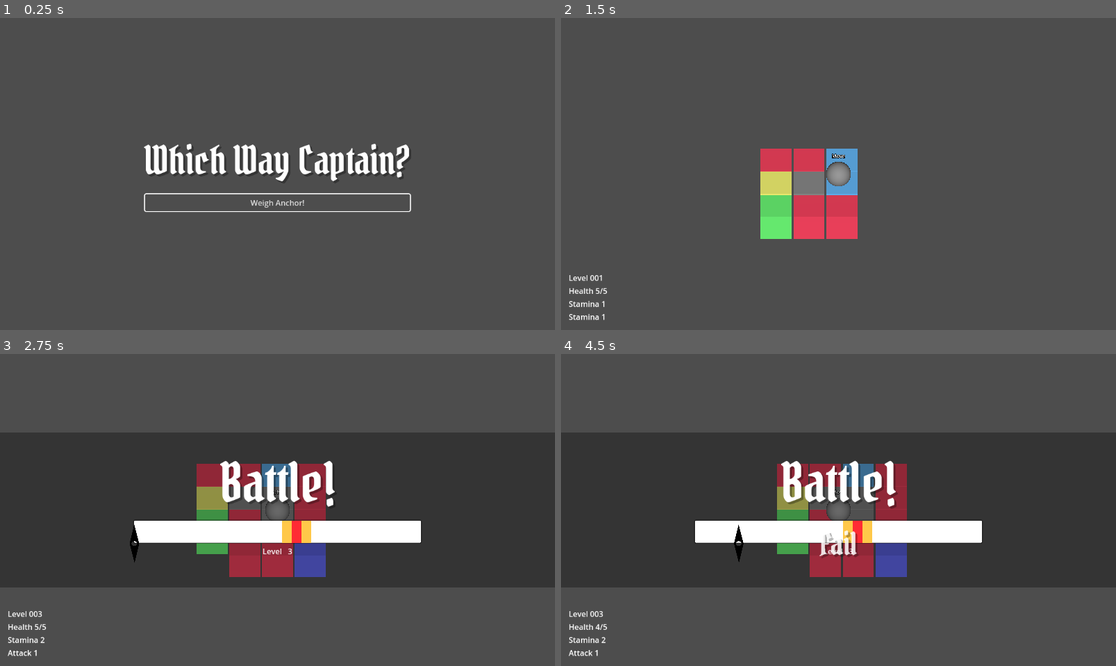
Above: before the commit, frames 1-4 (two rows, left to right).
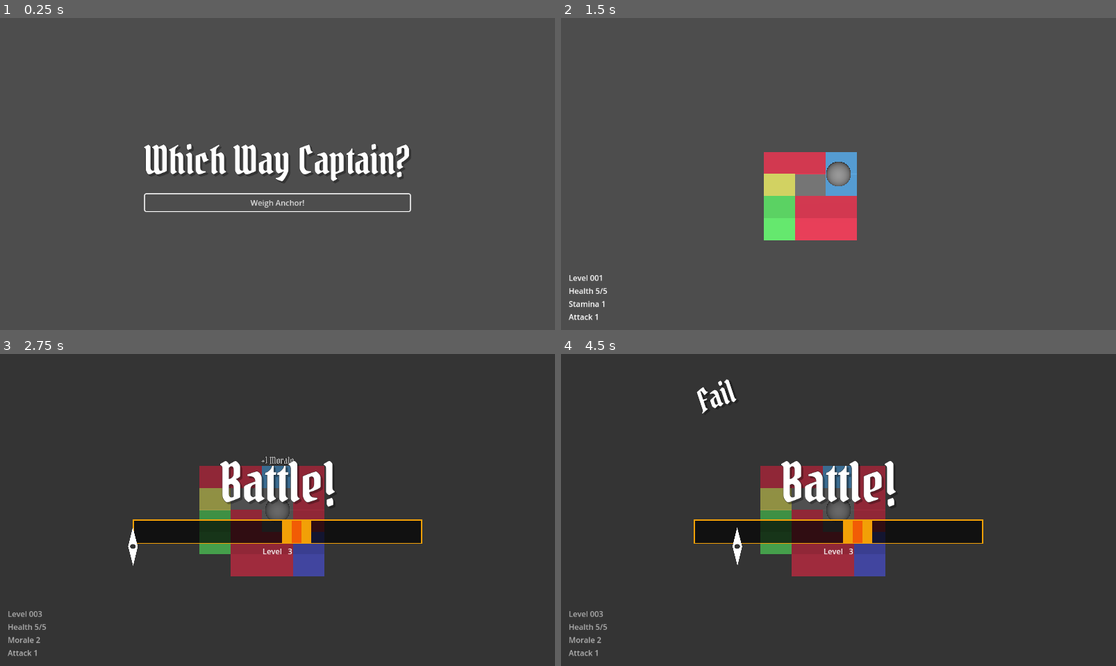
Above: after the commit, the same moments.

Repository: tVeratti/mini-byte-jam
Game: Godot game, scene res://main/main.tscn
Same seed, same stepped clock (60 frames per second), same inputs: the game is played once before the commit and once after it.
Inputs:
- Up to frame 1 (0.25 s): no input
- Up to frame 2 (1.5 s): click "Weigh Anchor!" at 0.5 s; tap Enter at 1.25 s; hold Right (move_right) from 1.28 s (still down); tap Space (accept) at 1.35 s
- Up to frame 3 (2.75 s): release Right (move_right) at 2.03 s; hold S (move_backward) from 2.03 s (still down); tap Space (accept) at 2.1 s
- Up to frame 4 (4.5 s): release S (move_backward) at 2.78 s; hold Right (move_right) 2.78-3.53 s; tap Space (accept) at 2.85, 3.6, 4.35 s; hold W (move_forward) 3.53-4.28 s; hold A (move_left) from 4.28 s (still down)

The runs differ from the first frame. In frame 1, 0.2% of the frame differs, in the area x 25-74%, y 40-53%; in frame 2, 1.0%; in frame 3, 55%; in frame 4, 58%, in the area x 0-100%, y 0-100%.

Commit message:
add stat notifs, rename stamina

Diff:
--- a/assets/header_font_settings.tres
+++ b/assets/header_font_settings.tres
@@ -5,5 +5,7 @@
 [resource]
 font = ExtResource("1_38kwp")
 font_size = 64
+outline_size = 2
+outline_color = Color(0, 0, 0, 1)
 shadow_color = Color(0, 0, 0, 0.313726)
 shadow_offset = Vector2(4, 4)
--- a/battle/battle.gd
+++ b/battle/battle.gd
@@ -8,11 +8,12 @@
 const LEVEL_WEIGHT:float = 10.0
 
 const TRACK_WIDTH:int = 600
+const NEEDLE_WIDTH:int = 5
 const MIN_TARGET_WIDTH:int = 5
 const MIN_TARGET_OFFSET:int = 80
 
 const MOVE_SPEED_MIN:float = 100.0
-const MOVE_SPEED_MAX:float = 500.0
+const MOVE_SPEED_MAX:float = 700.0
 
 
 enum Results { SUCCESS, RETRY, FAIL }
@@ -23,16 +24,18 @@
 
 @onready var level:Label = %Level
 @onready var track:Panel = %Track
-@onready var stamina:ColorRect = %Stamina
+@onready var morale:ColorRect = %Morale
 @onready var attack:ColorRect = %Attack
 @onready var input_container:MarginContainer = %InputContainer
 @onready var input:ColorRect = %Input
+@onready var result_root:Control = %ResultRoot
 
 
 var battle_level:int = 1
 var player_stats:PlayerStats
 
 var has_started:bool = false
+var freeze_input:bool = false
 
 
 func _ready() -> void:
@@ -62,24 +65,24 @@
 	level.text = "Level %3d" % int(battle_level)
 
 	var attack_percentage:float = float(player_stats.attack) / weighted_level
-	var stamina_percentage:float = float(player_stats.stamina) / weighted_level
+	var morale_percentage:float = float(player_stats.morale) / weighted_level
 
 	var attack_width:int = clamp(
 		MIN_TARGET_WIDTH,
 		TRACK_WIDTH - MIN_TARGET_OFFSET,
 		TRACK_WIDTH * attack_percentage)
 
-	var stamina_width:int = clamp(
+	var morale_width:int = clamp(
 		MIN_TARGET_WIDTH,
 		TRACK_WIDTH - MIN_TARGET_OFFSET,
-		(TRACK_WIDTH * stamina_percentage) + attack_width)
+		(TRACK_WIDTH * morale_percentage) + attack_width)
 
 	attack.custom_minimum_size.x = attack_width
-	stamina.custom_minimum_size.x = stamina_width
+	morale.custom_minimum_size.x = morale_width
 
 	var random_offset:int = randi_range(
 		MIN_TARGET_OFFSET,
-		TRACK_WIDTH - max(attack_width, stamina_width))
+		TRACK_WIDTH - max(attack_width, morale_width))
 
 	track.add_theme_constant_override("margin_left", random_offset)
 
@@ -90,6 +93,8 @@
 
 
 func _on_input_accept() -> void:
+	if freeze_input: return
+
 	if not has_started:
 		has_started = true
 	else:
@@ -98,35 +103,39 @@
 
 func _end_battle() -> void:
 	has_started = false
+	freeze_input = true
 
 	var grid:Grid = get_tree().get_first_node_in_group("tile_grid")
 
 	var result:Results
 
 	var input_position:int = input.position.x
-	if input_position > attack.position.x and input_position < attack.position.x + attack.custom_minimum_size.x:
+	if input_position + NEEDLE_WIDTH > attack.position.x and input_position - NEEDLE_WIDTH < attack.position.x + attack.custom_minimum_size.x:
 		# Within ATTACK range
 		result = Results.SUCCESS
 
-	elif input_position > stamina.position.x and input_position < stamina.position.x + stamina.custom_minimum_size.x:
-		# Within STAMINA range
-		# Do not free or emit ended, reset
-		_reset()
+	elif input_position + NEEDLE_WIDTH > morale.position.x and input_position - NEEDLE_WIDTH < morale.position.x + morale.custom_minimum_size.x:
+		# Within MORALE range
 		result = Results.RETRY
 
 	else:
 		# FAIL
 		result = Results.FAIL
 
+	var result_node = result_scene.instantiate()
+	result_root.add_child(result_node)
+	result_node.render(result)
+
+	# Leave it up for a second so the player can see where it stopped
+	await get_tree().create_timer(1.0).timeout
 	ended.emit(result)
 
-	var result_node = result_scene.instantiate()
-	add_child(result_node)
-	result_node.render(result)
+	freeze_input = true
 
-	if [Results.SUCCESS, Results.FAIL].has(result):
+	if result == Results.RETRY:
+		_reset()
+
+	elif [Results.SUCCESS, Results.FAIL].has(result):
 		var player:Player = get_tree().get_first_node_in_group("player")
 		player.input_component.accept_pressed.disconnect(_on_input_accept)
-		# Leave it up for a second so the player can see where it stopped
-		await get_tree().create_timer(1.0).timeout
 		queue_free()
--- a/battle/battle.tscn
+++ b/battle/battle.tscn
@@ -11,28 +11,23 @@
 [sub_resource type="LabelSettings" id="LabelSettings_6hnvb"]
 font = ExtResource("3_qubjc")
 font_size = 112
+outline_size = 2
+outline_color = Color(0, 0, 0, 1)
 shadow_color = Color(0, 0, 0, 0.313726)
 shadow_offset = Vector2(4, 4)
 
 [sub_resource type="StyleBoxFlat" id="StyleBoxFlat_mqutd"]
-bg_color = Color(1, 1, 1, 1)
+bg_color = Color(0, 0, 0, 0.666667)
 border_width_left = 2
 border_width_top = 2
 border_width_right = 2
 border_width_bottom = 2
-border_color = Color(0, 0, 0, 0.313726)
-corner_radius_top_left = 4
-corner_radius_top_right = 4
-corner_radius_bottom_right = 4
-corner_radius_bottom_left = 4
+border_color = Color(0.94902, 0.627451, 0.027451, 1)
 
 [node name="Battle" type="MarginContainer"]
-anchors_preset = 14
-anchor_top = 0.5
+anchors_preset = 15
 anchor_right = 1.0
-anchor_bottom = 0.5
-offset_top = -15.0
-offset_bottom = 15.0
+anchor_bottom = 1.0
 grow_horizontal = 2
 grow_vertical = 2
 script = ExtResource("1_mqutd")
@@ -44,6 +39,7 @@
 
 [node name="MarginContainer" type="MarginContainer" parent="."]
 layout_mode = 2
+size_flags_vertical = 4
 theme_override_constants/margin_left = 16
 theme_override_constants/margin_top = 32
 theme_override_constants/margin_right = 16
@@ -69,25 +65,33 @@
 layout_mode = 2
 theme_override_styles/panel = SubResource("StyleBoxFlat_mqutd")
 
+[node name="ResultRoot" type="Control" parent="MarginContainer/Layout/TrackContainer/Track"]
+unique_name_in_owner = true
+anchors_preset = 0
+offset_left = -55.0
+offset_top = -77.0
+offset_right = -15.0
+offset_bottom = -37.0
+
 [node name="TargetContainer" type="MarginContainer" parent="MarginContainer/Layout/TrackContainer"]
 layout_mode = 2
 theme_override_constants/margin_left = 80
 theme_override_constants/margin_top = 2
 theme_override_constants/margin_bottom = 2
 
-[node name="Stamina" type="ColorRect" parent="MarginContainer/Layout/TrackContainer/TargetContainer"]
+[node name="Morale" type="ColorRect" parent="MarginContainer/Layout/TrackContainer/TargetContainer"]
 unique_name_in_owner = true
 custom_minimum_size = Vector2(30, 0)
 layout_mode = 2
 size_flags_horizontal = 4
-color = Color(1, 0.784314, 0.286275, 1)
+color = Color(0.94902, 0.627451, 0.027451, 1)
 
 [node name="Attack" type="ColorRect" parent="MarginContainer/Layout/TrackContainer/TargetContainer"]
 unique_name_in_owner = true
 custom_minimum_size = Vector2(10, 0)
 layout_mode = 2
 size_flags_horizontal = 4
-color = Color(1, 0.168627, 0.203922, 1)
+color = Color(0.94902, 0.360784, 0.0196078, 1)
 
 [node name="InputContainer" type="MarginContainer" parent="MarginContainer/Layout/TrackContainer"]
 unique_name_in_owner = true
@@ -102,12 +106,12 @@
 color = Color(0, 0, 0, 0)
 
 [node name="TextureRect" type="TextureRect" parent="MarginContainer/Layout/TrackContainer/InputContainer/Input"]
-modulate = Color(0, 0, 0, 1)
+texture_filter = 4
 layout_mode = 0
-offset_left = -7.0
-offset_top = 10.0
-offset_right = 13.0
-offset_bottom = 90.0
+offset_left = -10.0
+offset_top = 16.0
+offset_right = 10.0
+offset_bottom = 96.0
 texture = ExtResource("4_6hnvb")
 expand_mode = 1
 
--- a/battle/battle_result.tscn
+++ b/battle/battle_result.tscn
@@ -15,7 +15,7 @@
 "times": PackedFloat32Array(0),
 "transitions": PackedFloat32Array(1),
 "update": 0,
-"values": [Vector2(457, 192)]
+"values": [Vector2(0, 0)]
 }
 tracks/1/type = "value"
 tracks/1/imported = false
@@ -69,11 +69,11 @@
 "times": PackedFloat32Array(0, 0.966667),
 "transitions": PackedFloat32Array(0.353553, 1),
 "update": 0,
-"values": [Vector2(0, 275), Vector2(0, 190)]
+"values": [Vector2(0, 0), Vector2(0, -190)]
 }
 tracks/1/type = "value"
 tracks/1/imported = false
-tracks/1/enabled = true
+tracks/1/enabled = false
 tracks/1/path = NodePath("Label:scale")
 tracks/1/interp = 1
 tracks/1/loop_wrap = true
@@ -90,8 +90,8 @@
 tracks/2/interp = 1
 tracks/2/loop_wrap = true
 tracks/2/keys = {
-"times": PackedFloat32Array(0, 0.99),
-"transitions": PackedFloat32Array(1, 1),
+"times": PackedFloat32Array(0, 0.533333),
+"transitions": PackedFloat32Array(0.267943, 1),
 "update": 0,
 "values": [Color(1, 1, 1, 0), Color(1, 1, 1, 1)]
 }
@@ -105,11 +105,7 @@
 
 [node name="BattleResult" type="Control"]
 layout_mode = 3
-anchors_preset = 15
-anchor_right = 1.0
-anchor_bottom = 1.0
-grow_horizontal = 2
-grow_vertical = 2
+anchors_preset = 0
 script = ExtResource("1_2ok3a")
 
 [node name="Label" type="Label" parent="."]
@@ -120,11 +116,11 @@
 anchor_top = 0.5
 anchor_right = 1.0
 anchor_bottom = 0.5
-offset_top = -49.0
-offset_bottom = 39.0
+offset_right = 185.0
+offset_bottom = 88.0
 grow_horizontal = 2
 grow_vertical = 2
-pivot_offset = Vector2(599, 45)
+rotation = -0.321141
 text = "Success"
 label_settings = ExtResource("2_pt6fb")
 horizontal_alignment = 1
--- a/grid/grid.gd
+++ b/grid/grid.gd
@@ -17,7 +17,7 @@
 const TILE_IDS:Dictionary[int, Tile.Types] = {
 	0: Tile.Types.VISITED,
 	1: Tile.Types.BUFF_ATTACK,
-	2: Tile.Types.BUFF_STAMINA,
+	2: Tile.Types.BUFF_MORALE,
 	3: Tile.Types.HEAL,
 	4: Tile.Types.BATTLE,
 	5: Tile.Types.SCOUT,
--- a/grid/grid.tscn
+++ b/grid/grid.tscn
@@ -14,7 +14,7 @@
 
 [node name="Grid" type="GridMap" groups=["tile_grid"]]
 mesh_library = ExtResource("1_isuoj")
-cell_size = Vector3(1.05, 1, 1.05)
+cell_size = Vector3(1, 1, 1)
 data = {
 "cells": PackedInt32Array(0, 1, 4, 1, 1, 6)
 }
--- a/grid/grid_generator.gd
+++ b/grid/grid_generator.gd
@@ -14,7 +14,7 @@
 const TILE_GROUP_MAP:Dictionary[TileGroups, Array] = {
 	TileGroups.BUFF: [
 		Tile.Types.BUFF_ATTACK,
-		Tile.Types.BUFF_STAMINA],
+		Tile.Types.BUFF_MORALE],
 	TileGroups.DANGER: [Tile.Types.BATTLE],
 	TileGroups.UTILITY: [Tile.Types.HEAL, Tile.Types.SCOUT]
 }
--- a/grid/tile/tile.gd
+++ b/grid/tile/tile.gd
@@ -2,4 +2,4 @@
 extends Node3D
 
 
-enum Types { VISITED, BUFF_ATTACK, BUFF_STAMINA, HEAL, BATTLE, SCOUT, GOAL }
+enum Types { VISITED, BUFF_ATTACK, BUFF_MORALE, HEAL, BATTLE, SCOUT, GOAL }
--- a/main/main.gd
+++ b/main/main.gd
@@ -22,14 +22,14 @@
 # Skill challenge that is easier/harder based on stat diff
 # Bar with small target area, need to hit input when dot is within target area
 # Target area is bigger if your attack is higher
-# Secondary target area around that which is bigger if your stamina is high
+# Secondary target area around that which is bigger if your morale is high
 # If you hit the secondary target area, you try again
 # If you have higher stats than the skill challenge, it should be pretty easy
 # If you fail, you take damage (equal to the diff??)
 
 # Stats:
 # - Attack
-# - Stamina
+# - Morale
 # - Health
 
 
--- a/map/map.gd
+++ b/map/map.gd
@@ -18,7 +18,7 @@
 	var center_i: = int(grid.grid_generator.grid_size / 2.0)
 	var center_coord: = Vector3(center_i, 0, center_i)
 	var local_pos: = grid.map_to_local(center_coord)
-	player.global_position = grid.to_global(local_pos)
+	player.global_position = grid.to_global(local_pos) + Vector3(0, 1, 0)
 	grid.tile_entered.emit(center_coord)
 
 	grid.battle_started.connect(_on_battle_started)
--- a/map/player_stats_hud.gd
+++ b/map/player_stats_hud.gd
@@ -5,7 +5,7 @@
 
 
 @onready var health:Label = %Health
-@onready var stamina:Label = %Stamina
+@onready var morale:Label = %Morale
 @onready var attack:Label = %Attack
 @onready var level: Label = %Level
 
@@ -20,7 +20,7 @@
 	var stats: = player.player_stats
 
 	health.text = "Health %s/%s" % [stats.health_current, stats.health_max]
-	stamina.text = "Stamina %s" % stats.stamina
+	morale.text = "Morale %s" % stats.morale
 	attack.text = "Attack %s" % stats.attack
 	level.text = "Level %03d" % stats.level
 
--- a/map/player_stats_hud.tscn
+++ b/map/player_stats_hud.tscn
@@ -25,7 +25,7 @@
 layout_mode = 2
 text = "Health 5/5"
 
-[node name="Stamina" type="Label" parent="VBoxContainer"]
+[node name="Morale" type="Label" parent="VBoxContainer"]
 unique_name_in_owner = true
 layout_mode = 2
 text = "Stamina 1"
@@ -33,4 +33,4 @@
 [node name="Attack" type="Label" parent="VBoxContainer"]
 unique_name_in_owner = true
 layout_mode = 2
-text = "Stamina 1"
+text = "Attack 1"
--- a/menu/menu.tscn
+++ b/menu/menu.tscn
@@ -6,6 +6,8 @@
 [sub_resource type="LabelSettings" id="LabelSettings_6nwqt"]
 font = ExtResource("2_g18jx")
 font_size = 80
+outline_size = 2
+outline_color = Color(0, 0, 0, 1)
 shadow_color = Color(0, 0, 0, 0.313726)
 shadow_offset = Vector2(4, 4)
 
--- a/player/player.gd
+++ b/player/player.gd
@@ -12,6 +12,7 @@
 @onready var player_direction_intent:PlayerDirectionIntent = %PlayerDirectionIntent
 @onready var state_label:Label3D = %StateLabel
 @onready var camera_3d:Camera3D = $Camera3D
+@onready var player_notifications:PlayerNotifications = %PlayerNotifications
 
 
 func _ready() -> void:
@@ -34,8 +35,8 @@
 			pass
 		Tile.Types.BUFF_ATTACK:
 			player_stats.buff_attack(1)
-		Tile.Types.BUFF_STAMINA:
-			player_stats.buff_stamina(1)
+		Tile.Types.BUFF_MORALE:
+			player_stats.buff_morale(1)
 		Tile.Types.HEAL:
 			player_stats.heal(1.0) # TODO: Actual amount
 		Tile.Types.SCOUT:
--- a/player/player.tscn
+++ b/player/player.tscn
@@ -9,6 +9,8 @@
 [ext_resource type="Script" uid="uid://dm56ugqm67vwi" path="res://player/player_state_machine/player_states/move.gd" id="5_qjkh3"]
 [ext_resource type="Script" uid="uid://d1biy3n4gpulo" path="res://player/direction_intent_marker.gd" id="6_g6k8r"]
 [ext_resource type="Script" uid="uid://comhou0m6hmob" path="res://player/player_state_machine/player_states/battle.gd" id="8_hg6s5"]
+[ext_resource type="Script" uid="uid://dwbl70wqotcrg" path="res://player/player_notifications.gd" id="9_8t03j"]
+[ext_resource type="PackedScene" uid="uid://dpbdpvcta4iie" path="res://scroll_text/scroll_text.tscn" id="10_2ieo8"]
 
 [sub_resource type="SphereMesh" id="SphereMesh_kqu6x"]
 radius = 0.4
@@ -50,6 +52,13 @@
 [node name="Battle" type="Node" parent="PlayerStateMachine"]
 script = ExtResource("8_hg6s5")
 
+[node name="PlayerNotifications" type="Node3D" parent="."]
+unique_name_in_owner = true
+transform = Transform3D(1, 0, 0, 0, 1, 0, 0, 0, 1, 0, 1, 0)
+script = ExtResource("9_8t03j")
+scroll_text_scene = ExtResource("10_2ieo8")
+metadata/_custom_type_script = "uid://dwbl70wqotcrg"
+
 [node name="PlayerDirectionIntent" type="MeshInstance3D" parent="."]
 unique_name_in_owner = true
 transform = Transform3D(1, 0, 0, 0, -1, 8.74228e-08, 0, -8.74228e-08, -1, 0.597404, 0, 0)
@@ -67,5 +76,6 @@
 [node name="StateLabel" type="Label3D" parent="."]
 unique_name_in_owner = true
 transform = Transform3D(1, 0, 0, 0, 1, 0, 0, 0, 1, 0, 0.820143, 0)
+visible = false
 billboard = 1
 text = "IDLE"
--- /dev/null
+++ b/player/player_notifications.gd
@@ -0,0 +1,29 @@
+class_name PlayerNotifications
+extends Node3D
+
+
+@export var scroll_text_scene:PackedScene
+
+
+var queue:Array = []
+
+
+func render(text:String) -> void:
+	if queue.is_empty():
+		_render_text(text)
+
+	queue.append(text)
+
+
+func _render_text(text:String) -> void:
+	var scroll_text_node:ScrollText = scroll_text_scene.instantiate()
+	scroll_text_node.text = text
+	scroll_text_node.half_done.connect(_on_half_done.bind(text))
+	call_deferred("add_child", scroll_text_node)
+
+
+func _on_half_done(text) -> void:
+	queue.erase(text)
+
+	if not queue.is_empty():
+		_render_text(queue[0])
--- a/player/player_state_machine/player_states/battle.gd
+++ b/player/player_state_machine/player_states/battle.gd
@@ -17,7 +17,7 @@
 	match(result):
 		Battle.Results.SUCCESS:
 			player.player_stats.buff_attack(1)
-			player.player_stats.buff_stamina(1)
+			player.player_stats.buff_morale(1)
 		Battle.Results.FAIL:
 			player.player_stats.take_damage(1)
 
--- a/player/player_stats.gd
+++ b/player/player_stats.gd
@@ -13,16 +13,24 @@
 var level:int = 1
 
 var attack:int = 1.0
-var stamina:int = 1.0
+var morale:int = 1.0
 
 var health_max:int = DEFAULT_HEALTH_MAX
 var health_current:int = DEFAULT_HEALTH_MAX
 
 
+var notifications:PlayerNotifications
+
+
+func _ready() -> void:
+	await owner.ready
+	notifications = owner.player_notifications
+
+
 func take_damage(amount:float) -> void:
 	health_current -= amount
-
 	stats_changed.emit()
+	notifications.render("-%s Health" % amount)
 
 	if health_current <= 0:
 		health_zero.emit()
@@ -31,16 +39,19 @@
 func heal(amount:int) -> void:
 	health_current = min(health_current + amount, health_max)
 	stats_changed.emit()
+	notifications.render("+%s Health" % amount)
 
 
 func buff_attack(amount:int) -> void:
 	attack += amount
 	stats_changed.emit()
+	notifications.render("+%s Attack" % amount)
 
 
-func buff_stamina(amount:int) -> void:
-	stamina += amount
+func buff_morale(amount:int) -> void:
+	morale += amount
 	stats_changed.emit()
+	notifications.render("+%s Morale" % amount)
 
 
 func level_up() -> void:
--- /dev/null
+++ b/scroll_text/scroll_text.gd
@@ -0,0 +1,31 @@
+class_name ScrollText
+extends Node3D
+
+
+signal half_done
+
+
+var text:String : set = _set_text
+
+
+@onready var label_3d = %Label3D
+@onready var animation_player = $AnimationPlayer
+
+
+func _ready():
+	_set_text(text)
+	animation_player.play("show")
+
+
+func emit_half_done() -> void:
+	half_done.emit()
+
+
+func _on_animation_player_animation_finished(_anim_name):
+	queue_free()
+
+
+func _set_text(value:String) -> void:
+	text = value
+	if is_instance_valid(label_3d):
+		label_3d.text = value
--- /dev/null
+++ b/scroll_text/scroll_text.tscn
@@ -0,0 +1,99 @@
+[gd_scene load_steps=6 format=3 uid="uid://dpbdpvcta4iie"]
+
+[ext_resource type="Script" uid="uid://dpp3vjykwjgpr" path="res://scroll_text/scroll_text.gd" id="1_5i0xu"]
+[ext_resource type="FontFile" uid="uid://bw4edb43exu17" path="res://assets/fonts/PirataOne-Regular.ttf" id="1_ss1qb"]
+
+[sub_resource type="Animation" id="Animation_ss1qb"]
+resource_name = "show"
+length = 2.0
+tracks/0/type = "value"
+tracks/0/imported = false
+tracks/0/enabled = true
+tracks/0/path = NodePath("Label3D:position")
+tracks/0/interp = 1
+tracks/0/loop_wrap = true
+tracks/0/keys = {
+"times": PackedFloat32Array(0, 0.5, 2),
+"transitions": PackedFloat32Array(0.5, 1, 1),
+"update": 0,
+"values": [Vector3(0, 0, 0), Vector3(0, 1, 0), Vector3(0, 2, 0)]
+}
+tracks/1/type = "value"
+tracks/1/imported = false
+tracks/1/enabled = true
+tracks/1/path = NodePath("Label3D:scale")
+tracks/1/interp = 1
+tracks/1/loop_wrap = true
+tracks/1/keys = {
+"times": PackedFloat32Array(0, 0.28, 0.51),
+"transitions": PackedFloat32Array(0.267943, 1, 1),
+"update": 0,
+"values": [Vector3(0, 0, 0), Vector3(1.2, 1.2, 1.2), Vector3(1, 1, 1)]
+}
+tracks/2/type = "method"
+tracks/2/imported = false
+tracks/2/enabled = true
+tracks/2/path = NodePath(".")
+tracks/2/interp = 1
+tracks/2/loop_wrap = true
+tracks/2/keys = {
+"times": PackedFloat32Array(0.5),
+"transitions": PackedFloat32Array(1),
+"values": [{
+"args": [],
+"method": &"emit_half_done"
+}]
+}
+
+[sub_resource type="Animation" id="Animation_5i0xu"]
+length = 0.001
+tracks/0/type = "value"
+tracks/0/imported = false
+tracks/0/enabled = true
+tracks/0/path = NodePath("Label3D:position")
+tracks/0/interp = 1
+tracks/0/loop_wrap = true
+tracks/0/keys = {
+"times": PackedFloat32Array(0),
+"transitions": PackedFloat32Array(1),
+"update": 0,
+"values": [Vector3(0, 0, 0)]
+}
+tracks/1/type = "value"
+tracks/1/imported = false
+tracks/1/enabled = true
+tracks/1/path = NodePath("Label3D:scale")
+tracks/1/interp = 1
+tracks/1/loop_wrap = true
+tracks/1/keys = {
+"times": PackedFloat32Array(0),
+"transitions": PackedFloat32Array(1),
+"update": 0,
+"values": [Vector3(0, 0, 0)]
+}
+
+[sub_resource type="AnimationLibrary" id="AnimationLibrary_mits8"]
+_data = {
+&"RESET": SubResource("Animation_5i0xu"),
+&"show": SubResource("Animation_ss1qb")
+}
+
+[node name="ScrollText" type="Node3D"]
+script = ExtResource("1_5i0xu")
+
+[node name="Label3D" type="Label3D" parent="."]
+unique_name_in_owner = true
+transform = Transform3D(0, 0, 0, 0, 0, 0, 0, 0, 0, 0, 0, 0)
+pixel_size = 0.01
+billboard = 1
+no_depth_test = true
+text = "+1 Stamina"
+font = ExtResource("1_ss1qb")
+outline_size = 4
+
+[node name="AnimationPlayer" type="AnimationPlayer" parent="."]
+libraries = {
+&"": SubResource("AnimationLibrary_mits8")
+}
+
+[connection signal="animation_finished" from="AnimationPlayer" to="." method="_on_animation_player_animation_finished"]
Not shown: 1 places in player/player.tscn that only renumber resources
Not shown, added: player/player_notifications.gd.uid
Not shown, added: scroll_text/scroll_text.gd.uid
